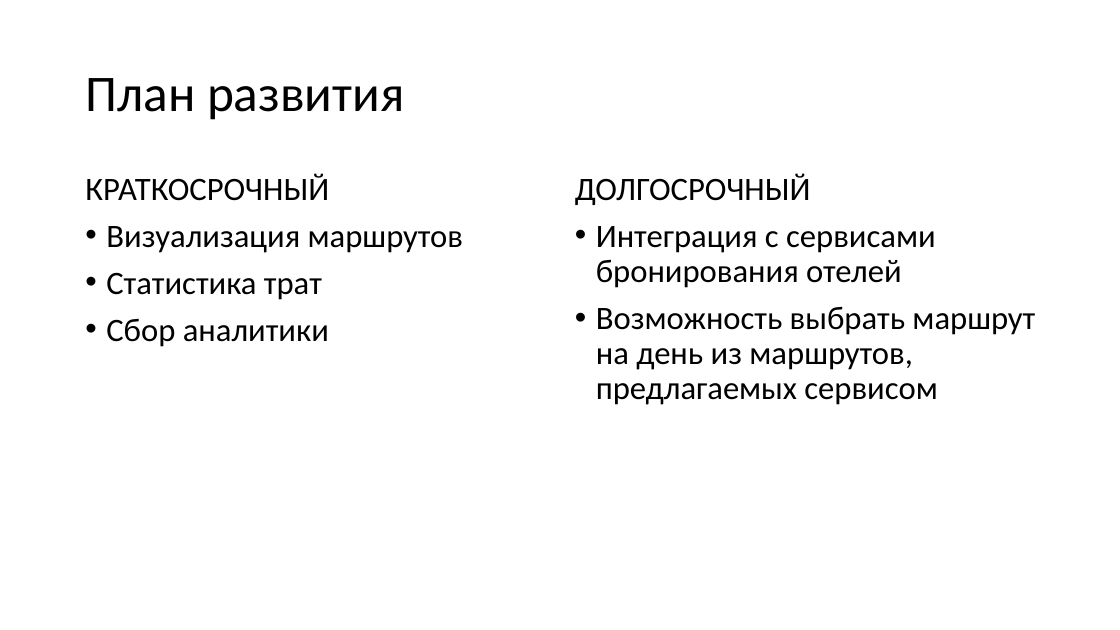
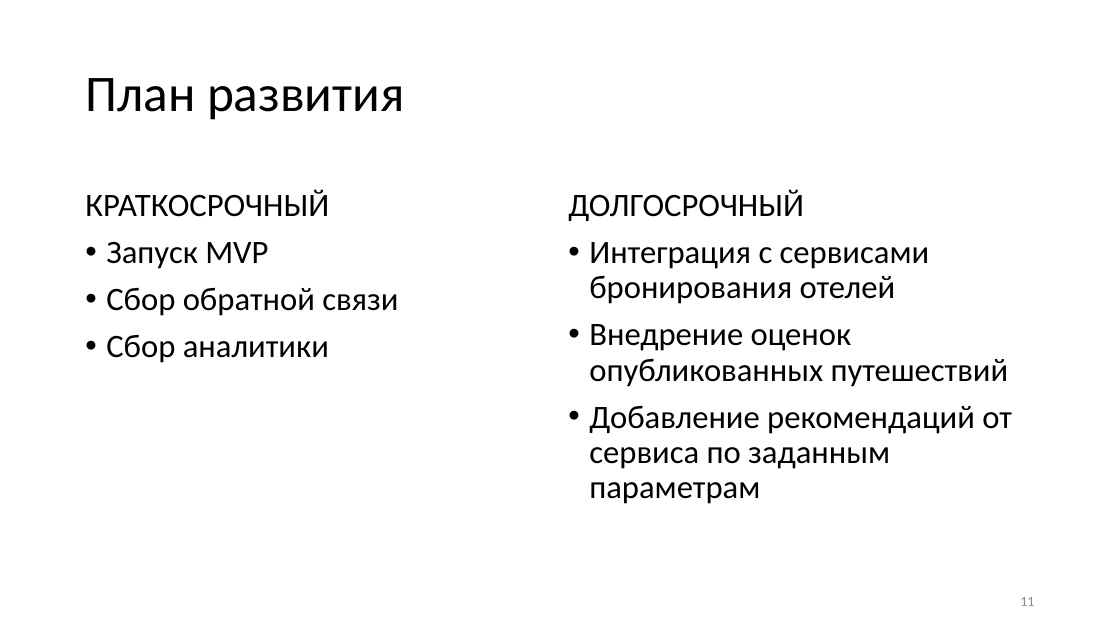
Before and after one commit to egoistique/TravelWithFriends, a slide deck: slide 11 of documentation/Презентация.pptx (slide 12 before the commit). Drawn at 1120x630 pixels with LibreOffice and Linux fonts; fonts in the diff are those of the drawing. Boxes give left, top, right and bottom in pixels: in the first picture for what was removed or moved away, otherwise in the second. Text is boxed around its words. In the diff, an @@ line names an element or a change of style, - is before the commit and + after.

```diff
--- a/documentation/Презентация.pptx
+++ b/documentation/Презентация.pptx
@@ text "КРАТКОСРОЧНЫЙ": place and size @@
-text "КРАТКОСРОЧНЫЙ" at [85,173,463,347]
+text "КРАТКОСРОЧНЫЙ" at [85,190,398,363]
@@ text "ДОЛГОСРОЧНЫЙ": place and size @@
-text "ДОЛГОСРОЧНЫЙ" at [575,173,1035,405]
+text "ДОЛГОСРОЧНЫЙ" at [568,190,1012,504]
@@ text at [106,242,398,316]: text changed @@
-• Визуализация маршрутов
-• Статистика трат
+• Запуск MVP
+• Сбор обратной связи
@@ text at [589,324,1012,504]: text changed @@
-• Возможность выбрать маршрут на день из маршрутов, предлагаемых сервисом
+• Внедрение оценок опубликованных путешествий
+• Добавление рекомендаций от сервиса по заданным параметрам
@@ page number added at [1020,597,1034,606], 12 pt, text #8C8C8C @@
+11
```
Also in this commit, not shown: 7 other slides changed, 4 slides added, 5 slides removed, 1 other file.
